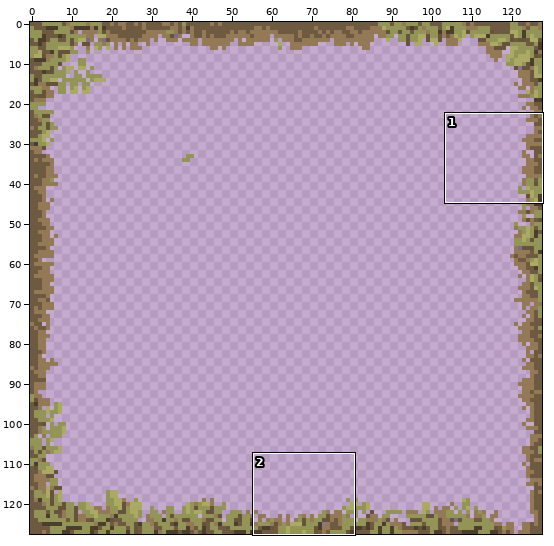
Sprite sheet: assets/levels/level1_1/side_plane1.png. Above, an overview of the earlier version with the close-up marked.
Close-up. The starting point:
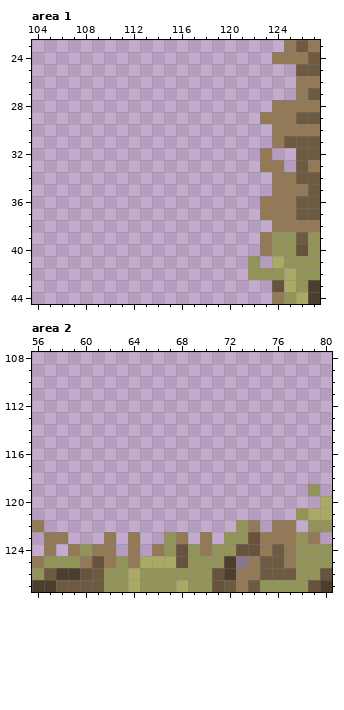
The file is 128x128 pixels. Shown: area 1: x 104..127, y 23..44; area 2: x 56..80, y 108..127. The commit also changed other parts of the picture, which this record leaves out.
New version:
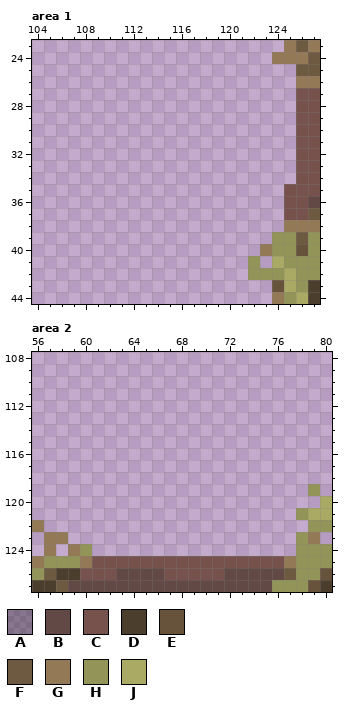
Palette (. is transparent): A #0000004e  B #624945  C #77524d  D #4c3e2d  E #67533c  F #6e5941  G #947957  H #939457  J #aaaa65
What changed:
{"where": "area 1"}
{"y":27,"x":126,"old":"GF","new":"CC"}
{"y":28,"x":124,"old":"GGGG","new":"..CC"}
{"y":29,"x":123,"old":"GGGFF","new":"...CC"}
{"y":30,"x":124,"old":"GGGG","new":"..CC"}
{"y":31,"x":124,"old":"GFFF","new":"..CC"}
{"y":32,"x":123,"old":"G","new":"."}
{"y":32,"x":126,"old":"FF","new":"CC"}
{"y":33,"x":123,"old":"GG","new":".."}
{"y":33,"x":126,"old":"FG","new":"CC"}
{"y":34,"x":124,"old":"GGFF","new":"..CC"}
{"y":35,"x":124,"old":"GGGF","new":".CCC"}
{"y":36,"x":123,"old":"GGGFF","new":"..CCB"}
{"y":37,"x":123,"old":"GGGF","new":"..CC"}
{"y":38,"x":124,"old":"G","new":"."}
{"y":39,"x":123,"old":"G","new":"."}
{"where": "area 2"}
{"y":122,"x":73,"old":"HG","new":".."}
{"y":122,"x":76,"old":"GG","new":".."}
{"y":123,"x":62,"old":"G","new":"."}
{"y":123,"x":64,"old":"G","new":"."}
{"y":123,"x":67,"old":"HG","new":".."}
{"y":123,"x":70,"old":"G","new":"."}
{"y":123,"x":72,"old":"HHEGGG","new":"......"}
{"y":124,"x":61,"old":"GG","new":".."}
{"y":124,"x":64,"old":"G","new":"."}
{"y":124,"x":66,"old":"GHEHGHHEEGFG","new":"............"}
{"y":125,"x":61,"old":"EGHGJJJEHHHDAGFF","new":"CCCCCCCCCCCCCCCC"}
{"y":126,"x":60,"old":"EFHHJHHHHHHEDGGFF","new":"CCCBBBBCCCCCBBBBB"}
{"y":127,"x":59,"old":"FFFHHJHHHJHHEFGFH","new":"BBBBBBBBBBBBBBBBB"}
{"label":"changed","picture_box":[260,88,320,244]}
{"label":"changed","picture_box":[68,520,296,592]}
